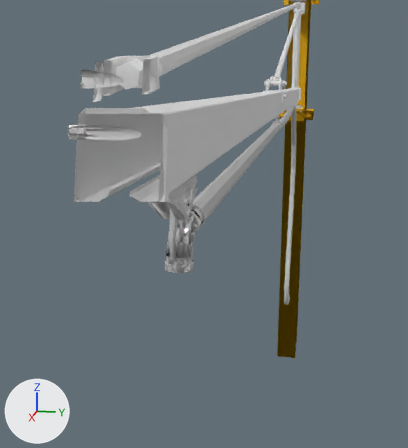
A saved change to the FBX model models/aardwolf_all_part_WALL BRACED JIB CRANE 5M 250KG@p1_-200_0_0#p2_5138_0_2748.fbx.
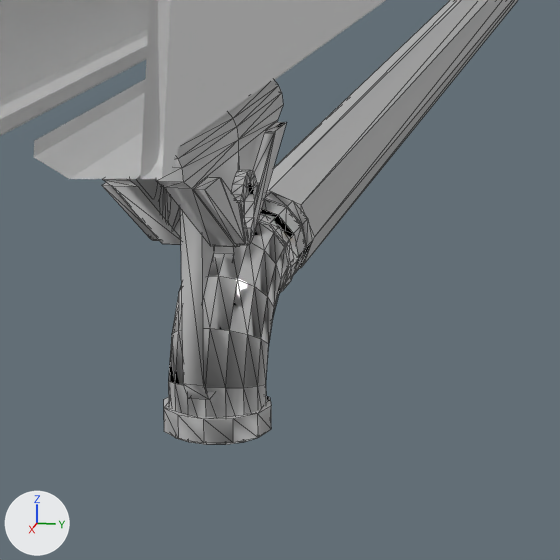
Each version appears first from a 50 mm lens placed at (6.065, 0.236, 2.954), pointed at (5.153, 0.053, 2.726), and next in a close-up on the part from 30% to 67% of the width and 34% to 68% of the height. Lighting does not change. The marker at lower left points along +X, +Y and +Z. The last two pictures show the newer version. The close-ups show mesh edges as thin lines. Everything nearer to the camera than a plane just in front of the edit is cut away. Where no turn or scale is listed for an object, it has been applied to the vertices. Vertices at exactly the same position are counted once.

The older version as bpy lines, for what is in view:
```python
me_mesh = bpy.data.meshes.new('Mesh')
me_mesh.from_pydata(...)  # 787 vertices, 1366 faces; spans x -1.27..1.27, y -0.03..0.03, z -0.23..-0.03
# faces by material slot: [1002, 364]
me_mesh.materials.append(mat_empty_material)  # grey #bcbcbc
me_mesh.materials.append(mat_empty_material_001)  # grey #bcbcbc
me_mesh_001 = bpy.data.meshes.new('Mesh.001')
me_mesh_001.from_pydata(...)  # 248 vertices, 492 faces; spans x 0.01..4.8, y -0.03..0.03, z 0.47..2.49
me_mesh_001.materials.append(mat_material__14)  # light grey #c0c0c0
me_mesh_002 = bpy.data.meshes.new('Mesh.002')
me_mesh_002.from_pydata(...)  # 5585 vertices, 10448 faces; spans x -2.06..3.06, y -0.08..0.07, z 0.0..1.07
# faces by material slot: [9651, 367, 430]
me_mesh_002.materials.append(mat_material__677)  # light grey #e0e0e0
me_mesh_002.materials.append(mat_material__678)  # white #fafafa
me_mesh_002.materials.append(mat_material__27)  # light grey #e0e0e0
ob_aardwolf_all_part_obj138 = bpy.data.objects.new('aardwolf_all_part_obj138', me_mesh_001)
ob_aardwolf_all_part_obj138.location = (0.2, 0.0, 0.302)
ob_aardwolf_all_part_obj221 = bpy.data.objects.new('aardwolf_all_part_obj221', me_mesh_002)
ob_aardwolf_all_part_obj221.location = (2.4516, 0.0, 2.7)
ob_metal = bpy.data.objects.new('metal', me_mesh)
ob_metal.location = (3.9648, 0.0, 2.8592)
```
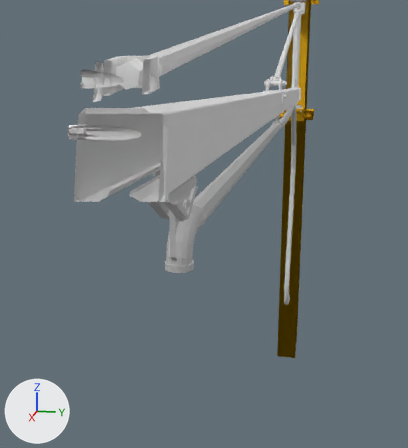
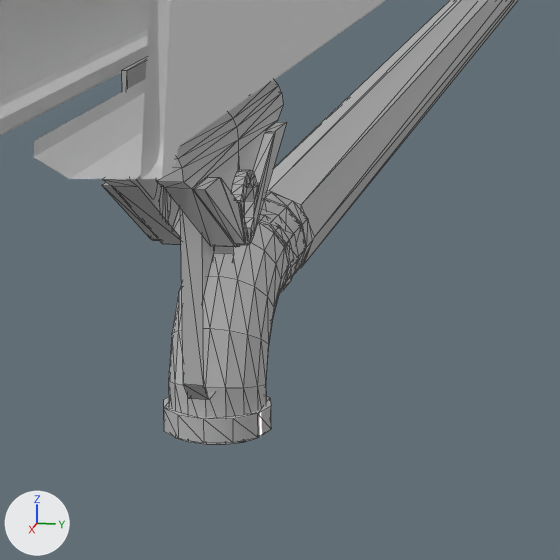
Diff of the bpy script that builds the scene:
```diff
--- a/models/aardwolf_all_part_WALL BRACED JIB CRANE 5M 250KG@p1_-200_0_0#p2_5138_0_2748.fbx.py
+++ b/models/aardwolf_all_part_WALL BRACED JIB CRANE 5M 250KG@p1_-200_0_0#p2_5138_0_2748.fbx.py
@@ me_mesh @@
 # used by ob_metal; location = (3.9648, 0.0, 2.8592)
-me_mesh.from_pydata(...)  # 787 vertices, 1366 faces; spans x -1.27..1.27, y -0.03..0.03, z -0.23..-0.03
+me_mesh.from_pydata(...)  # 799 vertices, 1390 faces; spans x -1.27..1.27, y -0.03..0.03, z -0.23..-0.03
+# me_mesh part 1
+# 42 faces are deleted
+# 12 vertices are added at x 1.08..1.27, y -0.01..0.01, z -0.03
+# 66 new faces join them, mat_empty_material (grey #bcbcbc)
 me_mesh.materials.append(mat_empty_material)
```

What differs and where, as boxes (x1, y1, x2, y2) in the close-ups (560 x 560 px):
'metal', reshaped (6% taller)
    before: (102, 80, 312, 444)
    after: (102, 57, 312, 444)
part 1 of me_mesh, built on
    before: (164, 396, 271, 443)
    after: (122, 57, 271, 443)
